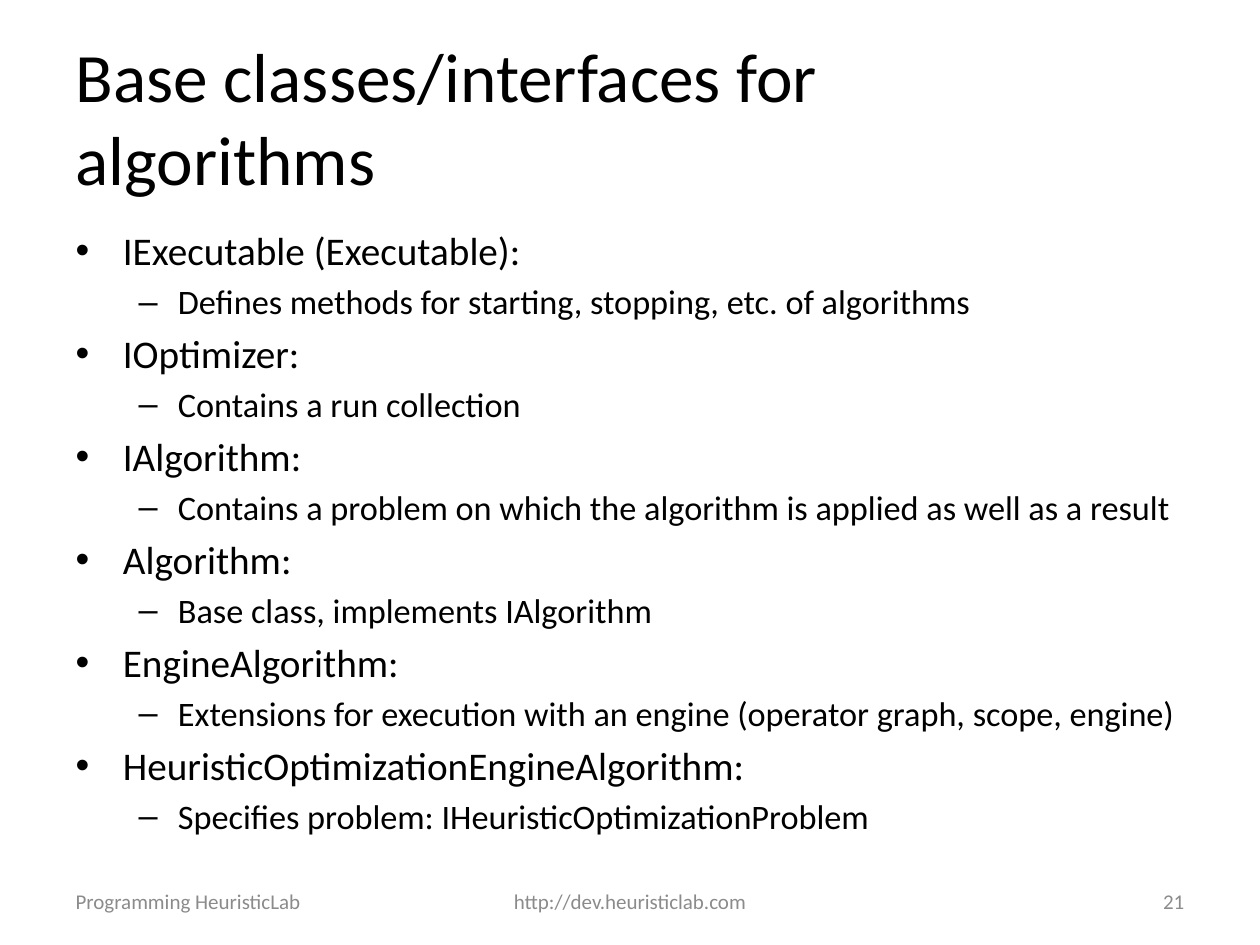
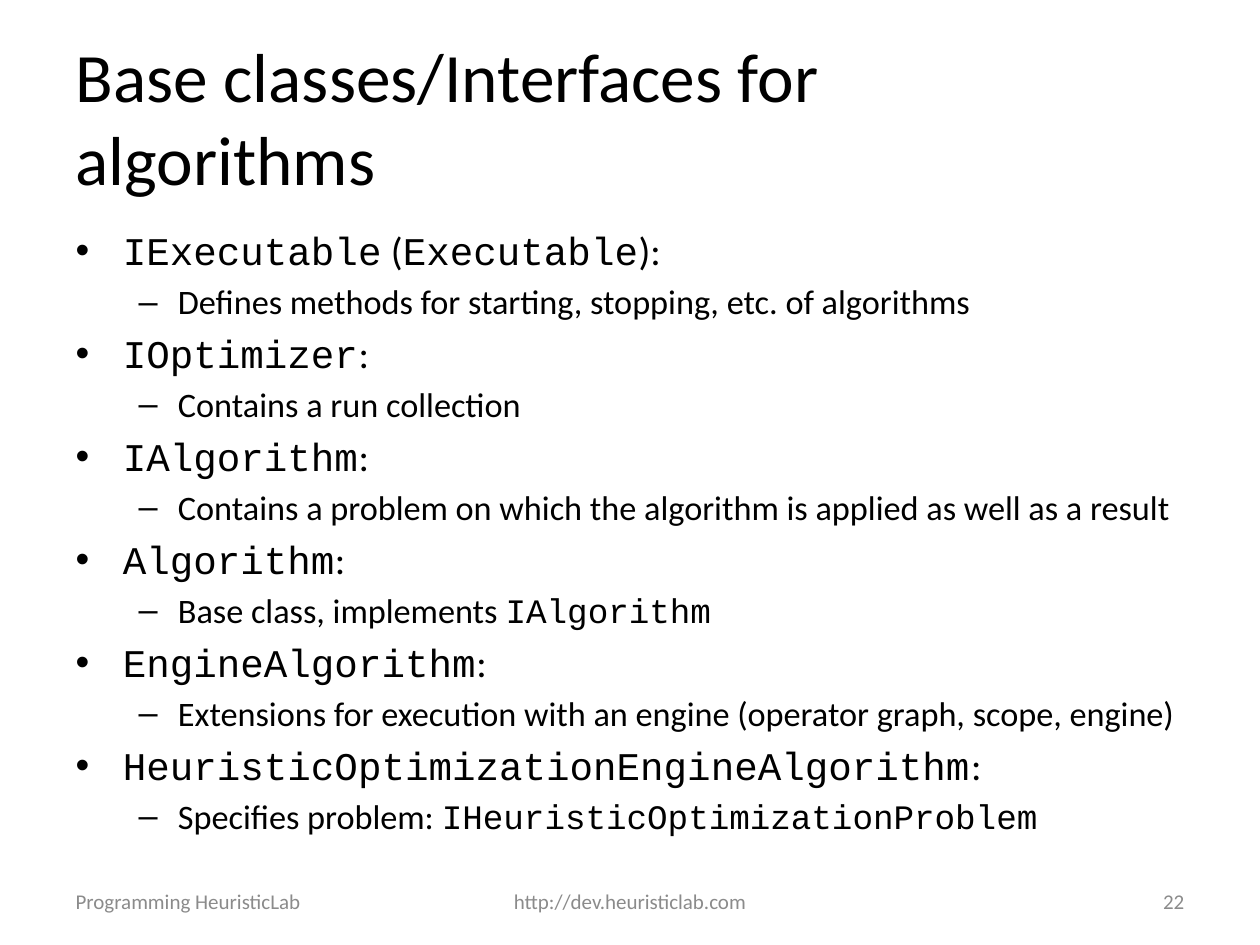
Before and after one commit to heal-research/HeuristicLab, a slide deck: slide 22 of documentation/Tutorials/Programming HeuristicLab - Algorithms and Problems.pptx (slide 21 before the commit). Drawn at 1260x945 pixels with LibreOffice and Linux fonts; fonts in the diff are those of the drawing; background and template pictures are left out. Boxes give left, top, right and bottom in pixels: in the first picture for what was removed or moved away, otherwise in the second. Text is boxed around its words. In the diff, an @@ line names an element or a change of style, - is before the commit and + after.

```diff
--- a/documentation/Tutorials/Programming HeuristicLab - Algorithms and Problems.pptx
+++ b/documentation/Tutorials/Programming HeuristicLab - Algorithms and Problems.pptx
@@ title at (x1=76, y1=54, x2=818, y2=197): text changed @@
-Base classes/interfaces for algorithms
+Base classes/Interfaces for algorithms
@@ text at (x1=123, y1=236, x2=1038, y2=836): font Calibri to Courier New in "IExecutable (Executable):", "IOptimizer:", "IAlgorithm:", "Algorithm:" and 4 more places @@
@@ page number at (x1=1163, y1=895, x2=1184, y2=909): text changed @@
-21
+22
```
Also in this commit, not shown: 24 other slides changed, 1 slide added, 3 other files.
